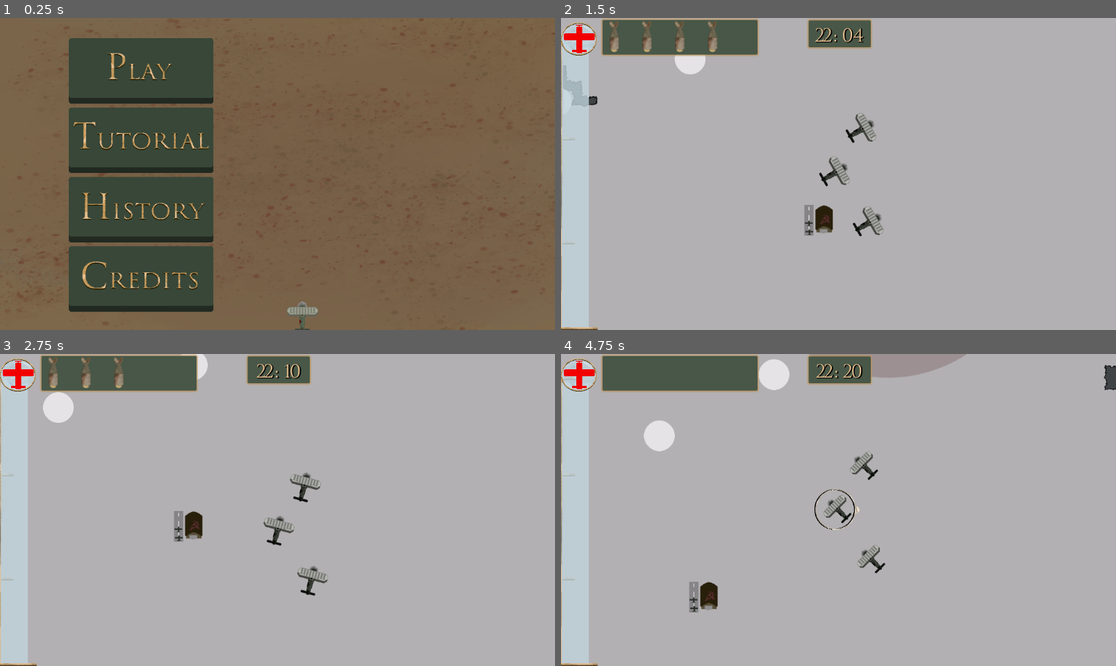
Above: before the commit, frames 1-4 (two rows, left to right).
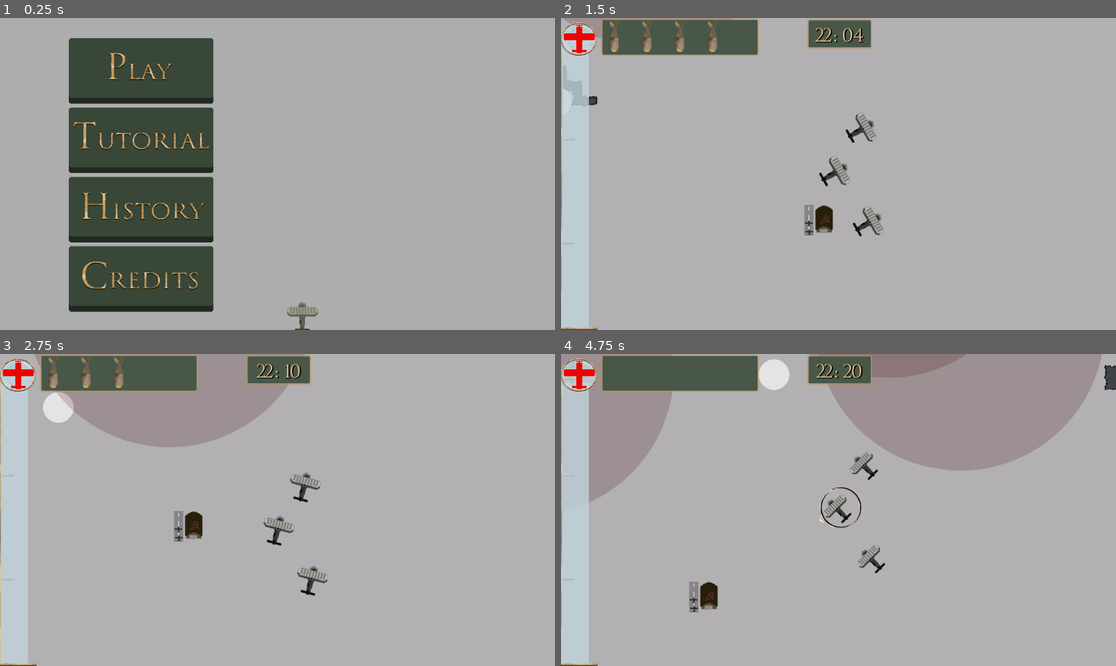
Above: after the commit, the same moments.

Repository: jsteele15/Night-witches
Game: Godot game, scene res://ui/start_menu.tscn
Two runs of this game, one before a commit and one after it. Both use one fixed random seed, a clock stepped at 60 frames per second and the inputs below.
Inputs (mouse positions are in pixels of both pictures, inside the frame that each line leads up to):
- Up to frame 1 (0.25 s): no input
- Up to frame 2 (1.5 s): click (699, 71) at 0.5 s; hold D (right) from 1.28 s (still down); hold Space (bomb) from 1.28 s (still down)
- Up to frame 3 (2.75 s): tap E (engine) at 1.55, 2.1 s; release D (right) at 2.03 s; release Space (bomb) at 2.03 s; hold A (left) from 2.03 s (still down); tap Space (bomb) at 2.3 s
- Up to frame 4 (4.75 s): release A (left) at 2.78 s; hold Space (bomb) 2.78-3.53 s; hold D (right) 2.78-4.28 s; tap E (engine) at 3.05, 3.6, 4.55 s; tap Space (bomb) at 3.8 s; hold A (left) from 4.28 s (still down); hold Space (bomb) from 4.28 s (still down)

The runs differ from the first frame. In frame 1, 78% of the frame differs, in the area x 0-100%, y 0-100%; in frame 2, 0.5%; in frame 3, 6.4%; in frame 4, 18%.

Commit message:
basically last build
- yup

Diff:
--- /dev/null
+++ b/night-witches/assets/particles/bullets.tscn
@@ -0,0 +1,16 @@
+[gd_scene load_steps=3 format=3 uid="uid://bl8nk8qpknoan"]
+
+[ext_resource type="Texture2D" uid="uid://b58bibcquesn1" path="res://assets/img/spotlight.png" id="1_4wdxr"]
+
+[sub_resource type="ParticleProcessMaterial" id="ParticleProcessMaterial_41e55"]
+particle_flag_disable_z = true
+gravity = Vector3(0, -200, 0)
+scale_min = 0.19999999
+scale_max = 0.19999999
+color = Color(0.7750634, 0.7750634, 0.7750634, 1)
+
+[node name="bullets" type="GPUParticles2D"]
+amount = 4
+texture = ExtResource("1_4wdxr")
+speed_scale = 31.35
+process_material = SubResource("ParticleProcessMaterial_41e55")
--- a/night-witches/characters/allied_plane.gd
+++ b/night-witches/characters/allied_plane.gd
@@ -18,6 +18,10 @@
 	GameVars.allied_planes = self.get_parent()
 
 func _physics_process(delta: float) -> void:
+	if GameVars.night_over == true:
+		return
+	if GameVars.move_around == false:
+		return
 	if player != null:
 		_move(delta)
 		_change_hight()
@@ -70,10 +74,8 @@
 		self.rotation_degrees = player.rotation_degrees
 
 		#TODO lerp through these
-		if engine_on == true:
-			speed = MAX_SPEED
-		else:
-			speed = BOTTOM_SPEED
+		speed = GameVars.player.speed
+
 
 		velocity = transform.y * speed
 		move_and_slide()
--- a/night-witches/characters/enemy_plane.gd
+++ b/night-witches/characters/enemy_plane.gd
@@ -1,6 +1,6 @@
 extends CharacterBody2D
 
-
+@onready var gun_sound : AudioStreamPlayer2D = $"gun fire"
 var turn_speed: float = 20.0
 var max_speed: float = 300.0
 var bottom_speed: float = 80.0
@@ -32,7 +32,10 @@
 	start_target = target
 
 func _physics_process(delta: float) -> void:
-
+	if GameVars.night_over == true:
+		return
+	if GameVars.move_around == false:
+		return
 	state = _decide_if_hunting()
 
 	if state == "patr":
@@ -46,7 +49,7 @@
 
 func _move(delta : float):
 	var to_target
-
+	turn_bullets_off()
 	if not target:
 		target = start_target
 
@@ -70,6 +73,7 @@
 	move_and_slide()
 
 func _hunt_move(delta : float):
+	$"bullet timer".start()
 	if target is Vector2:
 		return
 	if is_instance_valid(target) == false:
@@ -90,6 +94,8 @@
 func _choose_plane_to_hunt():
 	#we want to only call this once when its pick a target
 	#i need to change this in a way that doesnt
+	if gun_sound.playing == false:
+		gun_sound.play()
 	if GameVars.allied_planes.get_child_count() > 0:
 		#then hunt a plane
 		for p in GameVars.allied_planes.get_children():
@@ -197,3 +203,20 @@
 func _on_plane_area_far_body_exited(body: Node2D) -> void:
 	if body.has_method("_bomb"):
 		in_three = false
+
+func turn_bullets_off():
+	for c in plane_im.get_children():
+		c.visible = false
+	$"bullet timer".stop()
+	$"bullet off".stop()
+
+func _on_bullet_timer_timeout() -> void:
+	var child := plane_im.get_child(randi() % plane_im.get_child_count())
+	child.visible = true
+	$"bullet off".start()
+
+
+func _on_bullet_off_timeout() -> void:
+	for c in plane_im.get_children():
+		c.visible = false
+	$"bullet timer".start()
--- a/night-witches/characters/enemy_plane.tscn
+++ b/night-witches/characters/enemy_plane.tscn
@@ -1,10 +1,12 @@
-[gd_scene load_steps=9 format=3 uid="uid://83ok3xdif8cu"]
+[gd_scene load_steps=11 format=3 uid="uid://83ok3xdif8cu"]
 
 [ext_resource type="Texture2D" uid="uid://jib8ojtsjoih" path="res://assets/img/german plane.png" id="1_7tlso"]
 [ext_resource type="Script" uid="uid://eo1343o6an1" path="res://characters/enemy_plane.gd" id="1_j6yx1"]
 [ext_resource type="Texture2D" uid="uid://cdyy7sht2wwct" path="res://assets/img/area small.png" id="2_7mrjc"]
 [ext_resource type="Texture2D" uid="uid://btio35slj1u6q" path="res://assets/img/area mid.png" id="3_g51sf"]
 [ext_resource type="Texture2D" uid="uid://fn4mkn4gha1k" path="res://assets/img/area big.png" id="4_heprf"]
+[ext_resource type="AudioStream" uid="uid://cycveqb0u5ef2" path="res://assets/music/fx/Enemy_Gun LOOP R1.mp3" id="6_heprf"]
+[ext_resource type="Texture2D" uid="uid://bif56ga50kkde" path="res://assets/img/bullet.png" id="6_v6sg3"]
 
 [sub_resource type="CircleShape2D" id="CircleShape2D_j6yx1"]
 radius = 95.02105
@@ -31,6 +33,30 @@
 rotation = 3.1415927
 texture = ExtResource("1_7tlso")
 
+[node name="left one" type="Sprite2D" parent="Plane"]
+visible = false
+position = Vector2(20.999998, -26.000002)
+rotation = 3.1415925
+texture = ExtResource("6_v6sg3")
+
+[node name="left one2" type="Sprite2D" parent="Plane"]
+visible = false
+position = Vector2(16.999998, -26.000002)
+rotation = 3.1415925
+texture = ExtResource("6_v6sg3")
+
+[node name="right one" type="Sprite2D" parent="Plane"]
+visible = false
+position = Vector2(-22.000002, -25.999998)
+rotation = 3.1415925
+texture = ExtResource("6_v6sg3")
+
+[node name="right 2" type="Sprite2D" parent="Plane"]
+visible = false
+position = Vector2(-18.000002, -25.999998)
+rotation = 3.1415925
+texture = ExtResource("6_v6sg3")
+
 [node name="plane area low" type="Area2D" parent="."]
 
 [node name="CollisionShape2D" type="CollisionShape2D" parent="plane area low"]
@@ -47,9 +73,22 @@
 [node name="CollisionShape2D" type="CollisionShape2D" parent="plane area far"]
 shape = SubResource("CircleShape2D_o4frs")
 
+[node name="gun fire" type="AudioStreamPlayer2D" parent="."]
+stream = ExtResource("6_heprf")
+
+[node name="bullet timer" type="Timer" parent="."]
+wait_time = 0.009999999999999998
+autostart = true
+
+[node name="bullet off" type="Timer" parent="."]
+wait_time = 0.009999999999999998
+one_shot = true
+
 [connection signal="body_entered" from="plane area low" to="." method="_on_plane_area_low_body_entered"]
 [connection signal="body_exited" from="plane area low" to="." method="_on_plane_area_low_body_exited"]
 [connection signal="body_entered" from="plane area mid" to="." method="_on_plane_area_mid_body_entered"]
 [connection signal="body_exited" from="plane area mid" to="." method="_on_plane_area_mid_body_exited"]
 [connection signal="body_entered" from="plane area far" to="." method="_on_plane_area_far_body_entered"]
 [connection signal="body_exited" from="plane area far" to="." method="_on_plane_area_far_body_exited"]
+[connection signal="timeout" from="bullet timer" to="." method="_on_bullet_timer_timeout"]
+[connection signal="timeout" from="bullet off" to="." method="_on_bullet_off_timeout"]
--- a/night-witches/characters/player.gd
+++ b/night-witches/characters/player.gd
@@ -33,6 +33,8 @@
 	GameVars.player = self
 
 func _physics_process(delta: float) -> void:
+	if GameVars.night_over == true:
+		return
 	if GameVars.player_alive == false:
 		if smoke_trig == false:
 			main.sound_board.explosion_sound()
--- a/night-witches/map/building.gd
+++ b/night-witches/map/building.gd
@@ -12,7 +12,9 @@
 	non2 = 5,
 	ARRTILERY = 6,
 	non3 = 7,
-	BARBED = 8
+	BARBED = 8,
+	non4,
+	BRIDGE
 }
 
 var inside : bool = false
--- a/night-witches/map/caucasus.tscn
+++ b/night-witches/map/caucasus.tscn
@@ -27,8 +27,9 @@
 position = Vector2(1657, 1095)
 
 [node name="building2" parent="building container" instance=ExtResource("4_6apgj")]
-position = Vector2(1602, 1025)
+position = Vector2(1154, 333.00012)
 rotation = -0.9075712
+building_type = 2
 
 [node name="building3" parent="building container" instance=ExtResource("4_6apgj")]
 position = Vector2(1701, 1009.0001)
@@ -126,6 +127,91 @@
 position = Vector2(2779, 737)
 rotation = 0.64751714
 building_type = 8
+
+[node name="house" parent="building container" instance=ExtResource("4_6apgj")]
+position = Vector2(1841, 1436)
+building_type = 10
+
+[node name="house2" parent="building container" instance=ExtResource("4_6apgj")]
+position = Vector2(2159, 768)
+building_type = 10
+
+[node name="house3" parent="building container" instance=ExtResource("4_6apgj")]
+position = Vector2(2696, 1333)
+rotation = 1.5707964
+building_type = 10
+
+[node name="house4" parent="building container" instance=ExtResource("4_6apgj")]
+position = Vector2(876, 1169)
+rotation = 1.5707964
+building_type = 10
+
+[node name="house5" parent="building container" instance=ExtResource("4_6apgj")]
+position = Vector2(1754, 495)
+rotation = 1.5707964
+building_type = 10
+
+[node name="large building3" parent="building container" instance=ExtResource("5_vkc16")]
+position = Vector2(921, 1448)
+building_type = 2
+
+[node name="large building4" parent="building container" instance=ExtResource("5_vkc16")]
+position = Vector2(1017, 1523)
+building_type = 2
+
+[node name="large building5" parent="building container" instance=ExtResource("5_vkc16")]
+position = Vector2(824, 1369)
+building_type = 2
+
+[node name="large building6" parent="building container" instance=ExtResource("5_vkc16")]
+position = Vector2(945, 1350)
+building_type = 2
+
+[node name="large building7" parent="building container" instance=ExtResource("5_vkc16")]
+position = Vector2(1014, 1425)
+building_type = 2
+
+[node name="building24" parent="building container" instance=ExtResource("4_6apgj")]
+position = Vector2(1241.0001, 389.00006)
+rotation = -1.2967796
+building_type = 2
+
+[node name="building25" parent="building container" instance=ExtResource("4_6apgj")]
+position = Vector2(1345, 384.99997)
+rotation = -1.9442968
+building_type = 2
+
+[node name="building26" parent="building container" instance=ExtResource("4_6apgj")]
+position = Vector2(1279, 474.99997)
+rotation = -0.1308997
+building_type = 6
+
+[node name="large building8" parent="building container" instance=ExtResource("5_vkc16")]
+position = Vector2(882, 93)
+building_type = 4
+
+[node name="large building9" parent="building container" instance=ExtResource("5_vkc16")]
+position = Vector2(802, 150)
+building_type = 4
+
+[node name="large building10" parent="building container" instance=ExtResource("5_vkc16")]
+position = Vector2(668, 278)
+building_type = 4
+
+[node name="building27" parent="building container" instance=ExtResource("4_6apgj")]
+position = Vector2(2451, 1187.0001)
+rotation = -0.64751714
+building_type = 6
+
+[node name="building28" parent="building container" instance=ExtResource("4_6apgj")]
+position = Vector2(2385, 1101.0001)
+rotation = -0.64751714
+building_type = 6
+
+[node name="building29" parent="building container" instance=ExtResource("4_6apgj")]
+position = Vector2(2289, 1016.0001)
+rotation = -0.64751714
+building_type = 6
 
 [node name="player" parent="." instance=ExtResource("2_uk6jo")]
 z_index = 10
@@ -141,11 +227,11 @@
 [node name="german planes" type="Node" parent="."]
 
 [node name="enemy_plane" parent="german planes" instance=ExtResource("4_77n2f")]
-position = Vector2(1318, 1541)
+position = Vector2(2693, 1397)
 target = Vector2(1500, 1600)
 
 [node name="enemy_plane2" parent="german planes" instance=ExtResource("4_77n2f")]
-position = Vector2(2614, 1262)
+position = Vector2(1982, 1414)
 target = Vector2(2600, 1200)
 
 [node name="enemy_plane3" parent="german planes" instance=ExtResource("4_77n2f")]
@@ -160,6 +246,10 @@
 position = Vector2(1021, 118)
 target = Vector2(1000, 200)
 
+[node name="enemy_plane6" parent="german planes" instance=ExtResource("4_77n2f")]
+position = Vector2(960, 1645)
+target = Vector2(1650, 950)
+
 [node name="WorldEnvironment" parent="." instance=ExtResource("3_ukfui")]
 compositor = SubResource("Compositor_uk6jo")
 
--- a/night-witches/map/caucasus_ground_layer.tscn
+++ b/night-witches/map/caucasus_ground_layer.tscn
@@ -28,7 +28,7 @@
 position = Vector2(2049, 2065)
 
 [node name="Spotlight2" parent="spotlights" instance=ExtResource("2_qvr7t")]
-position = Vector2(2327, 1977)
+position = Vector2(338, 859)
 
 [node name="Spotlight3" parent="spotlights" instance=ExtResource("2_qvr7t")]
 position = Vector2(2565, 1850)
@@ -40,7 +40,7 @@
 position = Vector2(1647, 1974)
 
 [node name="Spotlight6" parent="spotlights" instance=ExtResource("2_qvr7t")]
-position = Vector2(1263, 1800)
+position = Vector2(939, 1530)
 
 [node name="Spotlight7" parent="spotlights" instance=ExtResource("2_qvr7t")]
 position = Vector2(1367, 991)
--- a/night-witches/map/game_vars.gd
+++ b/night-witches/map/game_vars.gd
@@ -52,9 +52,9 @@
 	current_hight = 3000
 	number_of_bombs = 4
 
-var TUTORIAL_INTRO : String = "[center]Comrade, we must all do our part to throw out the invaders".format({})
+var TUTORIAL_INTRO : String = "[center]Comrade, you must learn to fly if we want to destroy the invaders!".format({})
 var TUTORIAL_MOVE : String = "[center]A or D keys to change direction".format({})
-var TUTORIAL_SPACE : String = "[center]press SPACE to drop a bomb on a target".format({})
+var TUTORIAL_SPACE : String = "[center]press SPACE to drop a bomb on a target. The targets are and buildings still standing".format({})
 var TUTORIAL_NOISE : String = "[center]be mindful of the noise you make, press E to turn off your engines. Dont fly too low!".format({})
 var TUTORIAL_BASE : String = "[center]return to base to collect more bombs and allies".format({})
 var TUTORIAL_ALLIES : String = "[center]allies will keep Nazi planes and spotlights off your back".format({})
--- a/night-witches/map/ground_layer.tscn
+++ b/night-witches/map/ground_layer.tscn
@@ -7,6 +7,12 @@
 [node name="ground layer" type="TileMapLayer"]
 tile_map_data = PackedByteArray("AAAAAAAAAAAAAAAAAAABAAAAAAAAAAAAAAACAAAAAAAAAAAAAAADAAAAAAAAAAAAAAAEAAAAAAAAAAAAAAAFAA …(39136 unchanged characters)…
 tile_set = ExtResource("1_l6v7l")
+
+[node name="night" type="ColorRect" parent="."]
+offset_top = -65.0
+offset_right = 4361.0
+offset_bottom = 2649.0
+color = Color(0.050980393, 0.050980393, 0.050980393, 0.3372549)
 
 [node name="walls" type="StaticBody2D" parent="."]
 
--- a/night-witches/map/house.tscn
+++ b/night-witches/map/house.tscn
@@ -17,7 +17,7 @@
 position = Vector2(0, -1)
 texture = ExtResource("1_70a1a")
 hframes = 2
-vframes = 5
+vframes = 6
 
 [node name="smooke" parent="." instance=ExtResource("3_m7pmm")]
 position = Vector2(-1, 1)
--- a/night-witches/map/large_building.tscn
+++ b/night-witches/map/large_building.tscn
@@ -17,7 +17,7 @@
 position = Vector2(0, 1)
 texture = ExtResource("2_w81xn")
 hframes = 2
-vframes = 2
+vframes = 3
 
 [node name="smooke" parent="." instance=ExtResource("1_v0cl2")]
 position = Vector2(-1, 1)
--- a/night-witches/map/spotlight.gd
+++ b/night-witches/map/spotlight.gd
@@ -8,6 +8,7 @@
 var target : Vector2
 var speed: int = 300
 var spotlight_range : int = 400
+@onready var alarm_sound : AudioStreamPlayer2D = $alarm
 
 #probably needs more levels but it works for now
 var speed_by_vis = [{"min": 2, "speed": 300},
@@ -60,7 +61,7 @@
 
 func _on_spotlight_area_body_entered(body: Node2D) -> void:
 	if body.has_method("_bomb"):
-		print("plane entered")
+		alarm_sound.play()
 		plane_entered = true
 		body.in_spotlight = true
 		spotted_plane = true
@@ -76,7 +77,6 @@
 
 func _on_spotlight_area_body_exited(body: Node2D) -> void:
 	if body.has_method("_bomb"):
-		print("plane exited")
 		plane_entered = false
 		#stupid way of doing this but whatever
 		body.spotlight_cooldown.start()
--- a/night-witches/map/spotlight.tscn
+++ b/night-witches/map/spotlight.tscn
@@ -1,7 +1,8 @@
-[gd_scene load_steps=4 format=3 uid="uid://dpemb1eumhugd"]
+[gd_scene load_steps=5 format=3 uid="uid://dpemb1eumhugd"]
 
 [ext_resource type="Script" uid="uid://d1dlsanxcu0e4" path="res://map/spotlight.gd" id="1_3v3oj"]
 [ext_resource type="Texture2D" uid="uid://b58bibcquesn1" path="res://assets/img/spotlight.png" id="2_elxgb"]
+[ext_resource type="AudioStream" uid="uid://dfi1eq2t7dv3l" path="res://assets/music/fx/Enemy_Alarm LOOP R1.mp3" id="3_elxgb"]
 
 [sub_resource type="CircleShape2D" id="CircleShape2D_0xr2c"]
 radius = 30.0
@@ -18,5 +19,8 @@
 modulate = Color(1, 1, 1, 0.27450982)
 texture = ExtResource("2_elxgb")
 
+[node name="alarm" type="AudioStreamPlayer2D" parent="."]
+stream = ExtResource("3_elxgb")
+
 [connection signal="body_entered" from="spotlight area" to="." method="_on_spotlight_area_body_entered"]
 [connection signal="body_exited" from="spotlight area" to="." method="_on_spotlight_area_body_exited"]
--- a/night-witches/ui/dial.gd
+++ b/night-witches/ui/dial.gd
@@ -14,10 +14,15 @@
 		self.global_position = GameVars.player.position
 
 	#get a list of all the bases, and then angle it towers that base
+
 	if GameVars.friendly_buildings.get_child_count() > 1:
-		pass
-		#for c in GameVars.friendly_buildings.get_children():
-			#if c.position.distance_to(c.position) #this works, just need to figure out the said logic
+		var saved_dist = 0
+		var saved_base = GameVars.friendly_buildings.get_child(0)
+		for c in GameVars.friendly_buildings.get_children():
+			if c.position.distance_to(c.position) > saved_dist: #this works, just need to figure out the said logic
+				saved_dist = c.position.distance_to(c.position)
+				saved_base = c
+		look_at(saved_base.global_position)
 
 	else:
 
--- a/night-witches/ui/start_menu.gd
+++ b/night-witches/ui/start_menu.gd
@@ -9,7 +9,7 @@
 @onready var plane : TextureRect = $"start menu canvas/plane rect"
 @onready var plane2 : TextureRect = $"start menu canvas/plane rect2"
 var credit_text : String = "[center]
-Catgaming - Art
+DillonEntm't - Art
 
 Jam-bone - Programming
 
--- a/night-witches/ui/start_menu.tscn
+++ b/night-witches/ui/start_menu.tscn
@@ -45,9 +45,10 @@
 grow_vertical = 2
 size_flags_horizontal = 3
 size_flags_vertical = 3
-color = Color(0.7137255, 0.5921569, 0.41960785, 1)
 
 [node name="TextureRect" type="TextureRect" parent="start menu canvas"]
+visible = false
+modulate = Color(1, 1, 1, 0.45490196)
 anchors_preset = 15
 anchor_right = 1.0
 anchor_bottom = 1.0
--- a/night-witches/ui/ui.gd
+++ b/night-witches/ui/ui.gd
@@ -3,7 +3,7 @@
 @onready var fail_text : RichTextLabel = $"main/fail text"
 @onready var main : Node2D = self.get_parent()
 @onready var tutorial_box : Control = $"tutorial box"
-@onready var restart_button : Button = $"main/restart button"
+@onready var restart_button : TextureButton = $"main/restart button"
 
 var death_trig : bool = false
 var night_over_trig : bool = false
@@ -19,6 +19,7 @@
 func _process(delta: float) -> void:
 	if GameVars.player_shot_down == true and death_trig == false:
 		fail_text.visible = true
+
 		fail_text.set_up_text("[center]You were shot down".format({}))
 		restart_button.visible = true
 		death_trig = true
@@ -32,9 +33,9 @@
 		return
 
 	if GameVars.night_over == true and night_over_trig == false:
-		fail_text.text = "[center]Night over, points {p}".format({"p": GameVars.current_points})
+		#fail_text.text = "[center]Night over, points {p}".format({"p": GameVars.current_points})
 		fail_text.visible = true
-		fail_text.set_up_text("[center]Night over, points {p}".format({"p": GameVars.current_points}))
+		fail_text.set_up_text("[center]Greatings comrade, you survived the night and inflicted {p} points of damage on the Facists!".format({"p": GameVars.current_points}))
 		restart_button.visible = true
 		night_over_trig = true
 
--- a/night-witches/ui/ui.tscn
+++ b/night-witches/ui/ui.tscn
@@ -7,6 +7,21 @@
 [ext_resource type="PackedScene" uid="uid://xeg2gnmclwhw" path="res://ui/game_text.tscn" id="5_tf0e0"]
 [ext_resource type="PackedScene" uid="uid://b1q0jactwg8oj" path="res://ui/tutorial_box.tscn" id="6_obcwv"]
 [ext_resource type="PackedScene" uid="uid://rl7k5x70dwb4" path="res://ui/evade_ui.tscn" id="7_bo1jx"]
+[ext_resource type="Texture2D" uid="uid://cc6cpyh8xwvx0" path="res://assets/img/ui/restart up.png" id="8_ay4pc"]
+[ext_resource type="Texture2D" uid="uid://bitmaecpmx46e" path="res://assets/img/ui/restart pressed.png" id="9_bi8hs"]
+[ext_resource type="Texture2D" uid="uid://bs5wfyxwxkm8s" path="res://assets/img/ui/restart hover.png" id="10_hrmpd"]
+
+[sub_resource type="StyleBoxFlat" id="StyleBoxFlat_bo1jx"]
+bg_color = Color(0.28235295, 0.34117648, 0.2784314, 1)
+border_width_left = 3
+border_width_top = 3
+border_width_right = 3
+border_width_bottom = 3
+border_color = Color(0.73333335, 0.57254905, 0.34117648, 0.61960787)
+corner_radius_top_left = 5
+corner_radius_top_right = 5
+corner_radius_bottom_right = 5
+corner_radius_bottom_left = 5
 
 [node name="ui" type="CanvasLayer"]
 script = ExtResource("1_ks8t7")
@@ -14,7 +29,9 @@
 [node name="altitude bar" parent="." instance=ExtResource("1_nb4k0")]
 anchors_preset = 2
 anchor_top = 1.0
+offset_left = 0.0
 offset_top = -576.0
+offset_right = 71.0
 offset_bottom = -24.0
 grow_horizontal = 1
 grow_vertical = 0
@@ -24,6 +41,12 @@
 offset_top = 2.0
 offset_right = 2.0
 offset_bottom = -8.0
+
+[node name="tutorial box" parent="." instance=ExtResource("6_obcwv")]
+mouse_filter = 2
+
+[node name="evade ui" parent="." instance=ExtResource("7_bo1jx")]
+mouse_filter = 2
 
 [node name="main" type="Control" parent="."]
 layout_mode = 3
@@ -37,6 +60,8 @@
 mouse_filter = 2
 
 [node name="fail text" parent="main" instance=ExtResource("5_tf0e0")]
+visible = false
+clip_contents = false
 layout_mode = 1
 anchors_preset = -1
 anchor_left = 0.5
@@ -53,11 +78,21 @@
 size_flags_vertical = 3
 mouse_filter = 2
 theme_override_constants/line_separation = 50
-theme_override_font_sizes/normal_font_size = 90
+theme_override_font_sizes/normal_font_size = 70
 text = "[center]
 You Crashed"
 horizontal_alignment = 1
 vertical_alignment = 1
+
+[node name="Panel" type="Panel" parent="main/fail text"]
+show_behind_parent = true
+layout_mode = 1
+anchors_preset = 15
+anchor_right = 1.0
+anchor_bottom = 1.0
+grow_horizontal = 2
+grow_vertical = 2
+theme_override_styles/panel = SubResource("StyleBoxFlat_bo1jx")
 
 [node name="VisIndicator" parent="main" instance=ExtResource("4_vkava")]
 layout_mode = 1
@@ -66,7 +101,7 @@
 offset_bottom = -1.0
 mouse_filter = 2
 
-[node name="restart button" type="Button" parent="main"]
+[node name="restart button" type="TextureButton" parent="main"]
 visible = false
 layout_mode = 1
 anchors_preset = -1
@@ -74,16 +109,12 @@
 anchor_top = 0.5
 anchor_right = 0.522
 anchor_bottom = 0.5
-offset_left = -41.343994
-offset_top = 76.0
-offset_right = 19.656006
-offset_bottom = 107.0
-text = "restart"
-
-[node name="tutorial box" parent="." instance=ExtResource("6_obcwv")]
-mouse_filter = 2
-
-[node name="evade ui" parent="." instance=ExtResource("7_bo1jx")]
-mouse_filter = 2
+offset_left = -74.343994
+offset_top = 147.0
+offset_right = 65.656006
+offset_bottom = 187.0
+texture_normal = ExtResource("8_ay4pc")
+texture_pressed = ExtResource("9_bi8hs")
+texture_hover = ExtResource("10_hrmpd")
 
 [connection signal="pressed" from="main/restart button" to="." method="_on_restart_button_pressed"]
Binary file removed: night-witches/Night witches.apple-touch-icon.png
Not shown, removed: night-witches/Night witches.apple-touch-icon.png.import
Binary file removed: night-witches/Night witches.icon.png
Not shown, removed: night-witches/Night witches.icon.png.import
Binary file removed: night-witches/Night witches.png
Not shown, removed: night-witches/Night witches.png.import
Binary file added: night-witches/assets/img/bullet.png
Not shown, added: night-witches/assets/img/bullet.png.import
Binary file changed: night-witches/assets/img/house.png
Binary file changed: night-witches/assets/img/largebuild.png
Binary file added: night-witches/assets/img/ui/restart hover.png
Not shown, added: night-witches/assets/img/ui/restart hover.png.import
(and 12 more such lines)
